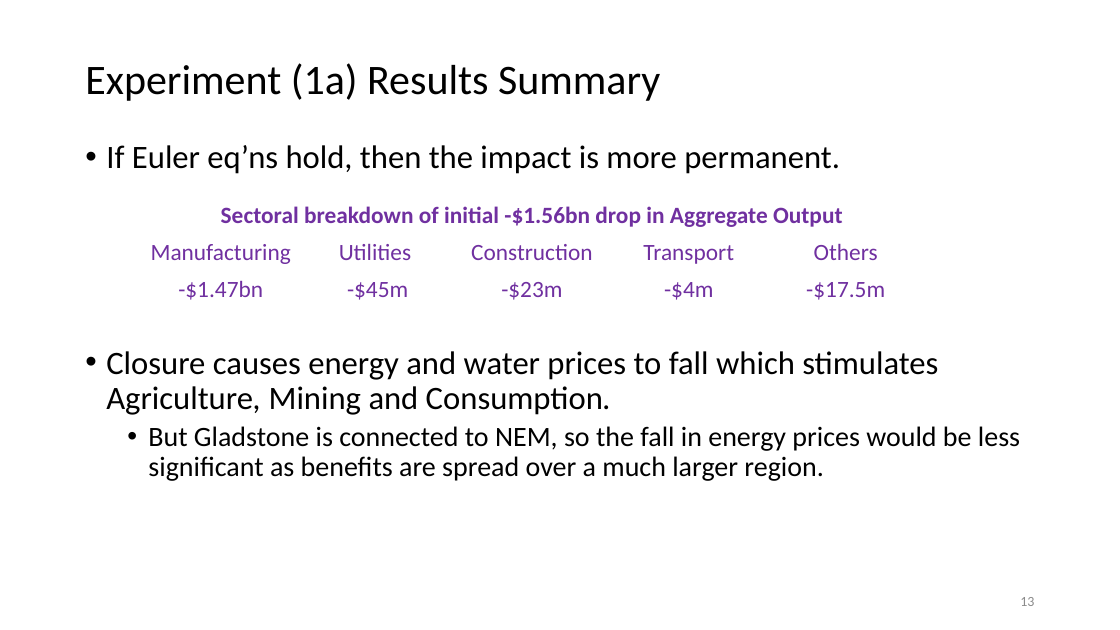
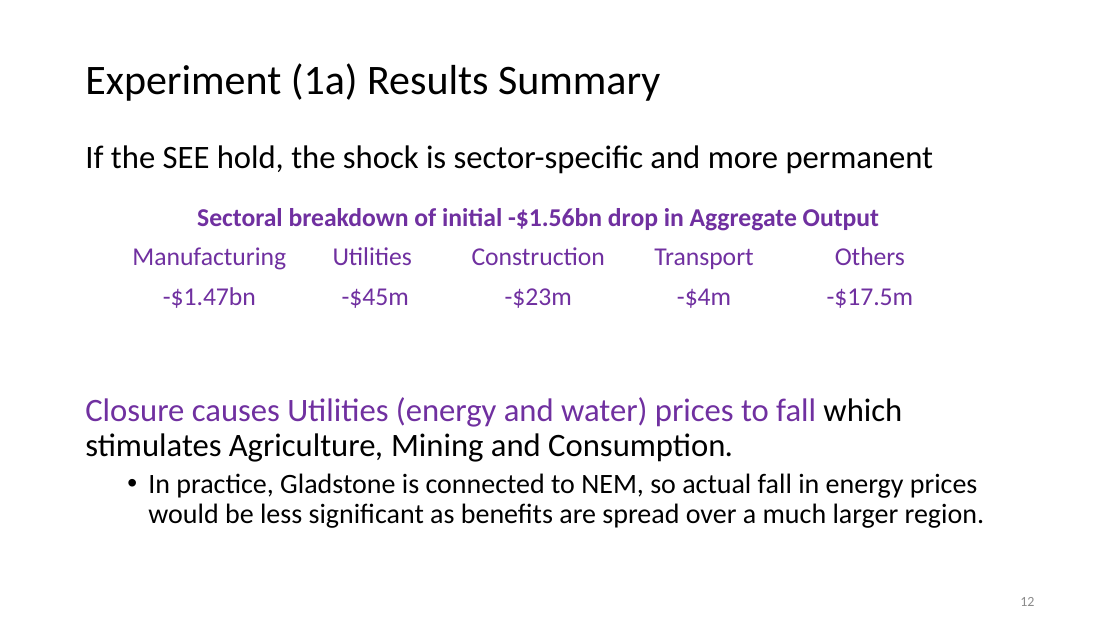
Before and after one commit to patrickocal/gladstone, a slide deck: slide 12 of powerpoint/glad-slides.pptx (slide 13 before the commit). Drawn at 1120x630 pixels with LibreOffice and Linux fonts; fonts in the diff are those of the drawing. Boxes give left, top, right and bottom in pixels: in the first picture for what was removed or moved away, otherwise in the second. Text is boxed around its words. In the diff, an @@ line names an element or a change of style, - is before the commit and + after.

```diff
--- a/powerpoint/glad-slides.pptx
+++ b/powerpoint/glad-slides.pptx
@@ text at (85,145,984,528): text changed @@
-• If Euler eq’ns hold, then the impact is more permanent.
-• Closure causes energy and water prices to fall which stimulates Agriculture, Mining and Consumption.
-  • But Gladstone is connected to NEM, so the fall in energy prices would be less significant as benefits are spread over a much larger region.
+If the SEE hold, the shock is sector-specific and more permanent
+Closure causes Utilities (energy and water) prices to fall which stimulates Agriculture, Mining and Consumption.
+  • In practice, Gladstone is connected to NEM, so actual fall in energy prices would be less significant as benefits are spread over a much larger region.
@@ table at (124,197,952,315) @@
@@ size 20 to 22 pt @@
@@ table: place and size @@
-table at (139,197,925,307)
+table at (124,197,952,315)
```
Also in this commit, not shown: 13 other slides changed, 2 slides removed, 2 other files.
